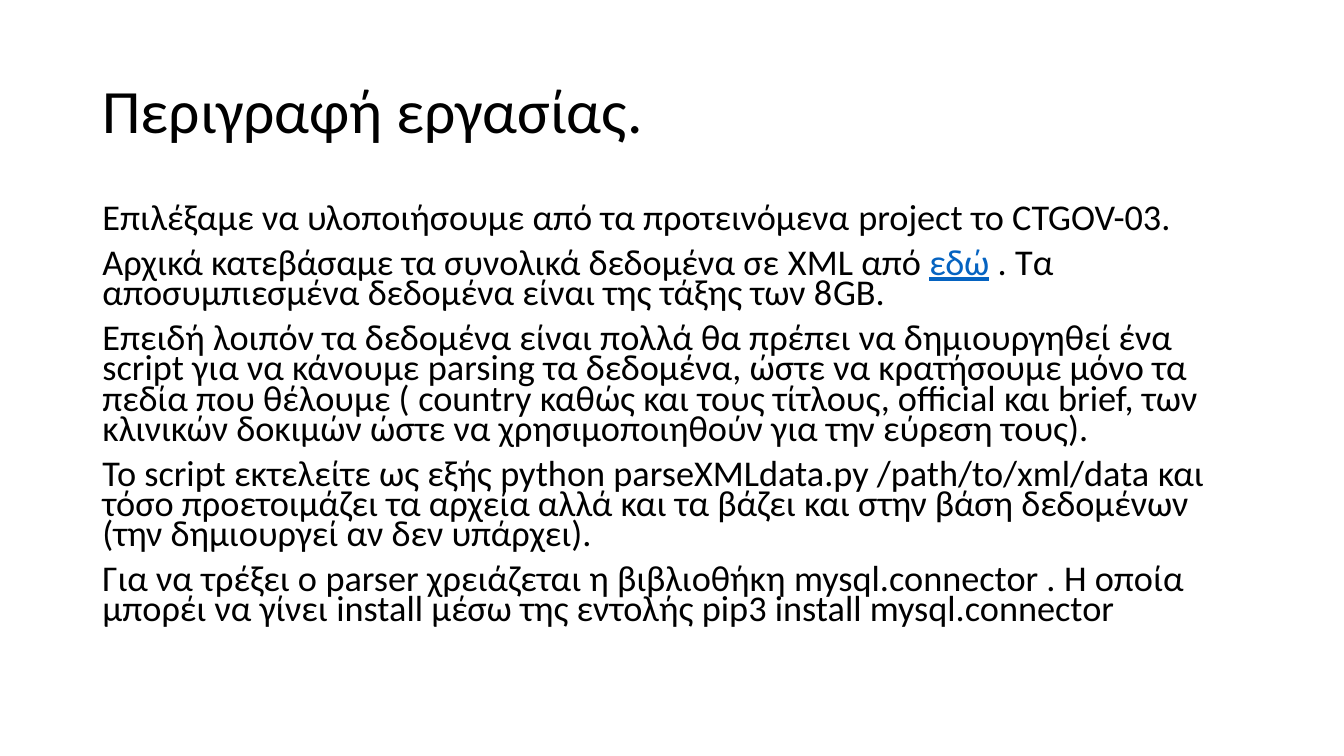
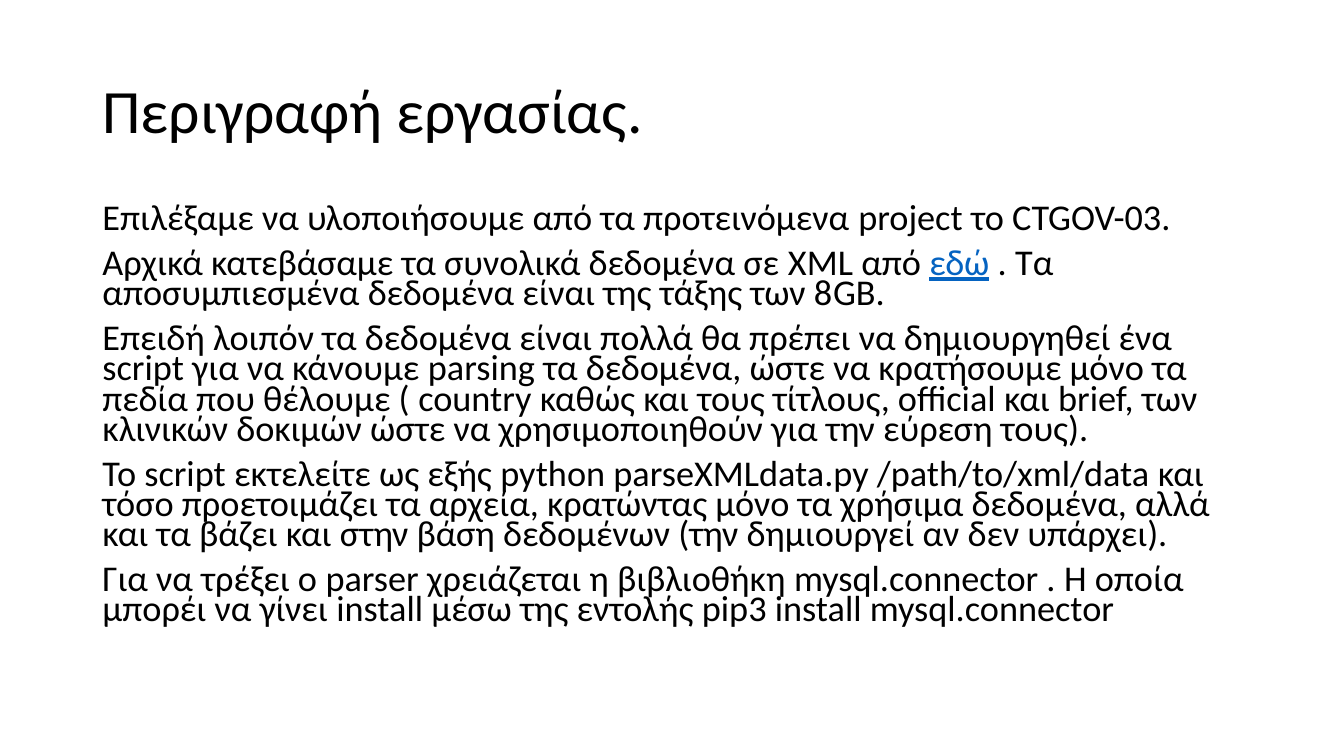
Before and after one commit to el17408/appathon-project, a slide deck: slide 2 of documentation/IaA_Project_Ρούσσης_Δημήτριος_el17408.pptx. Drawn at 1344x756 pixels with LibreOffice and Linux fonts; fonts in the diff are those of the drawing. Boxes give left, top, right and bottom in pixels: in the first picture for what was removed or moved away, otherwise in the second. Text is boxed around its words. In the diff, an @@ line names an element or a change of style, - is before the commit and + after.

Commit message:
Added version 1.2 presentation

```diff
--- a/documentation/IaA_Project_Ρούσσης_Δημήτριος_el17408.pptx
+++ b/documentation/IaA_Project_Ρούσσης_Δημήτριος_el17408.pptx
@@ text at [102, 460, 1210, 553]: text changed @@
-Το script εκτελείτε ως εξής python parseXMLdata.py /path/to/xml/data και τόσο προετοιμάζει τα αρχεία αλλά και τα βάζει και στην βάση δεδομένων (την δημιουργεί αν δεν υπάρχει).
+Το script εκτελείτε ως εξής python parseXMLdata.py /path/to/xml/data και τόσο προετοιμάζει τα αρχεία, κρατώντας μόνο τα χρήσιμα δεδομένα, αλλά και τα βάζει και στην βάση δεδομένων (την δημιουργεί αν δεν υπάρχει).
```
